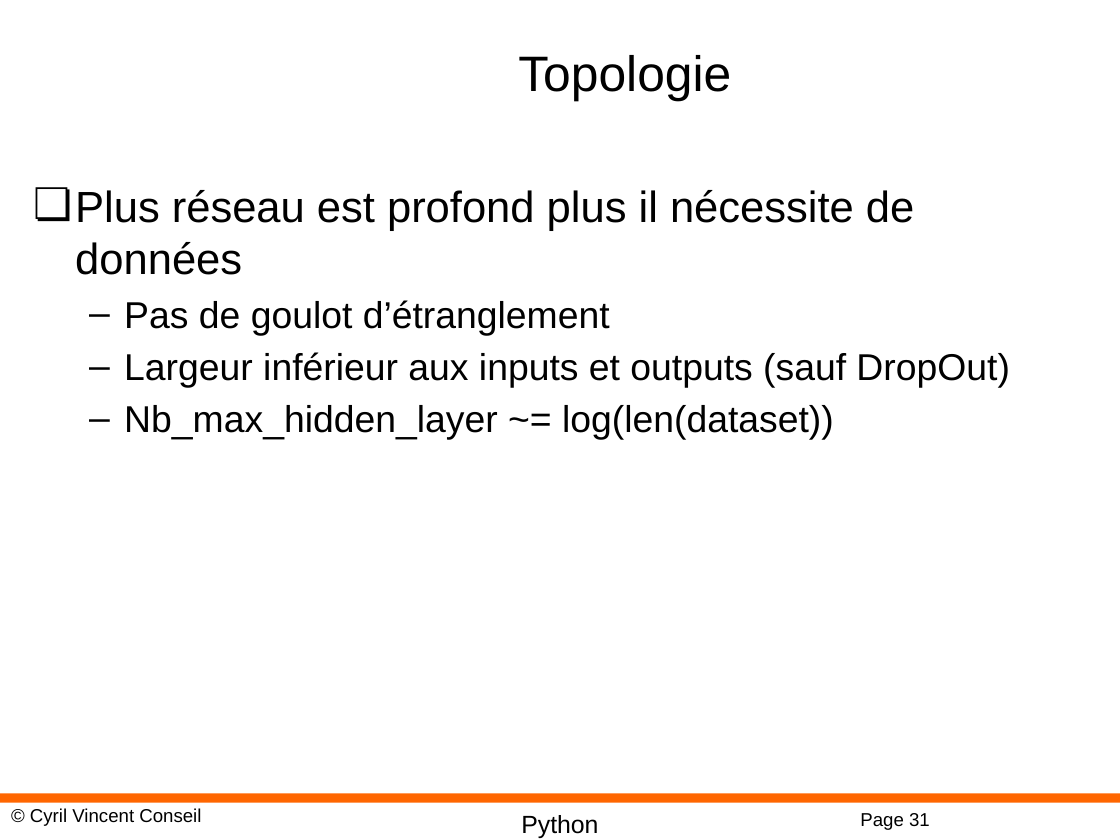
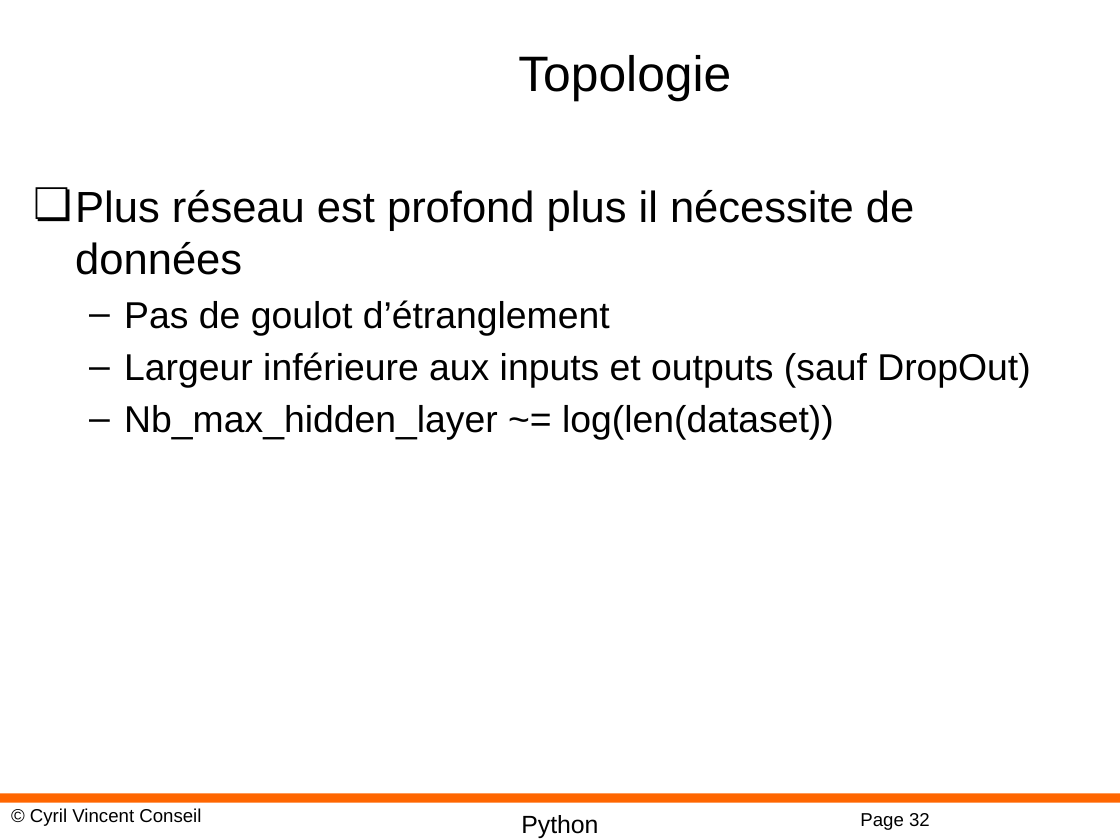
Before and after one commit to cyrilvincent/ML, a slide deck: slide 32 of PPT/DeepLearning08-MLP.pptx (slide 31 before the commit). Drawn at 1120x840 pixels with LibreOffice and Linux fonts; fonts in the diff are those of the drawing; background and template pictures are left out. Boxes give left, top, right and bottom in pixels: in the first picture for what was removed or moved away, otherwise in the second. Text is boxed around its words. In the diff, an @@ line names an element or a change of style, - is before the commit and + after.

```diff
--- a/PPT/DeepLearning08-MLP.pptx
+++ b/PPT/DeepLearning08-MLP.pptx
@@ text at <box>124,352,1030,387</box>: text changed @@
-  – Largeur inférieur aux inputs et outputs (sauf DropOut)
+  – Largeur inférieure aux inputs et outputs (sauf DropOut)
@@ page number at <box>860,813,930,830</box>: text changed @@
-Page 31
+Page 32
```
Also in this commit, not shown: 1 slide added, 4 other files.
